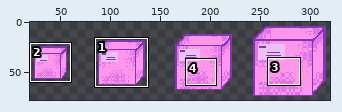
Edited in one commit: pixel-art file (CardBoard Sprite.aseprite). The first picture is a wide view before the edit; the outline marks the close-up.
Close-up. Before the commit:
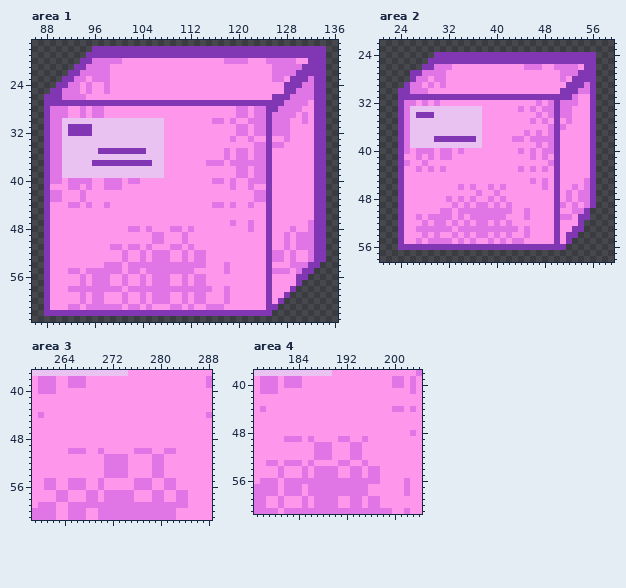
320x80 pixels, 1 frame. Colours within 5 levels of each other are drawn and written as one. Shown: area 1: x 86..136, y 17..63; area 2: x 21..59, y 22..58; area 3: x 259..288, y 37..61; area 4: x 177..204, y 38..61. The wide view leaves out empty margins.
The result:
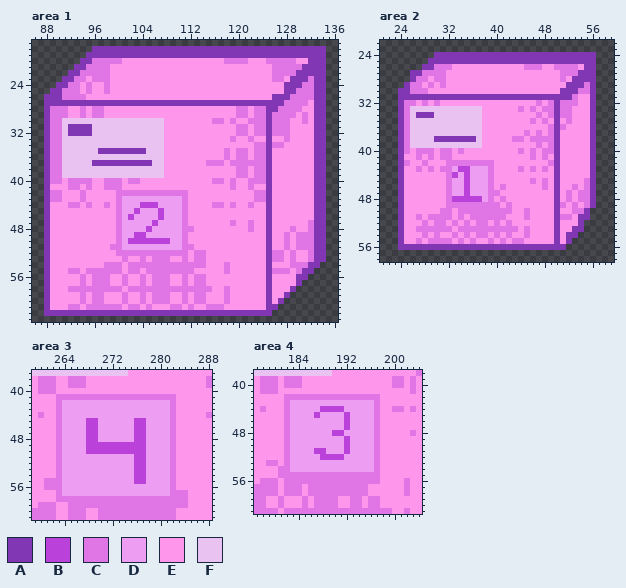
Palette (. is transparent): A #8136b3  B #ba41d9  C #e075e6  D #ed9df2  E #fe97eb  F #e9c2f2
Log entry: Add files via upload Added Post-its
Edits made:
layer "Layer 2" added
Changed rows in their new state; - is an unchanged pixel.
Area 1, layer "Layer 2":
first column x 100:
42 CCCCCCCCCCCC
43 CDDDDDDDDDDC
44 CDDDBBBDDDDC
45 CDDBDDDBDDDC
46 CDBDDDDBDDDC
47 CDDDDDBDDDDC
48 CDDDDBDDDDDC
49 CDDBBDDDDDD-
50 CDBBBBBBBDD-
51 -DDDDDDDDDDC
52 C-CC-C---CC-
Area 2, layer "Layer 2":
first column x 32:
42 CCCCCCCC
43 CDBBDDDC
44 CBDBDDDC
45 CDDBDDDC
46 CDDBDDD-
47 CDDBDDDC
48 -BBBBBD-
49 C-C-C--C
Area 3, layer "Layer 2":
first column x 263:
41 CCCCCCCCCCCCCCCCCCCC
42 CDDDDDDDDDDDDDDDDDDC
43 CDDDDDDDDDDDDDDDDDDC
44 CDDDDDDDDDDDDDDDDDDC
45 CDDDDBBDDDDDDBBDDDDC
46 CDDDDBBDDDDDDBBDDDDC
47 CDDDDBBDDDDDDBBDDDDC
48 CDDDDBBDDDDDDBBDDDDC
49 CDDDDBBBBBBBBBBDDDDC
50 CDDDDBBBBBBBBBBDDDD-
51 CDDDDDDDDDDDDBBDDDDC
52 CDDDDDDDDDDDDBBDDDDC
53 CDDDDDDDDDDDDBBDDDDC
54 CDDDDDDDDDDDDBBDDDDC
55 CDDDDDDDDDDDDBBDDDD-
56 CDDDDDDDDDDDDDDDDDD-
57 -DDDDDDDDDDDDDDDDDDC
58 --CCC--C-----CCC--CC
Area 4, layer "Layer 2":
first column x 182:
42 CCCCCCCCCCCCCCCC
43 CDDDDDDDDDDDDDDC
44 CDDDDDBBBBDDDDDC
45 CDDDDBDDDDBDDDDC
46 CDDDDDDDDDBDDDDC
47 CDDDDDDDDDBDDDDC
48 CDDDDDDDBBDDDDDC
49 -DDDDDDDDDBDDDDC
50 CDDDDDDDDDBDDDDC
51 CDDDDBBDDDBDDDDC
52 CDDDDDBBBBDDDDDC
53 -DDDDDDDDDDDDDDC
54 CDDDDDDDDDDDDDD-
55 CCC-C----CC--C--
